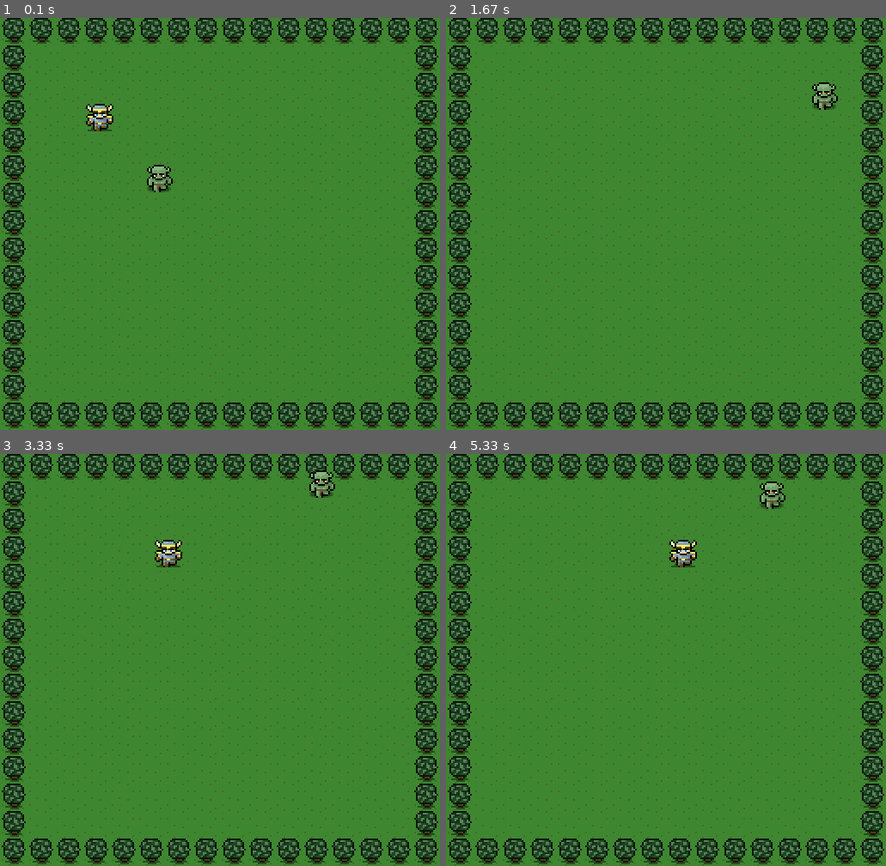
Above: before the commit, frames 1-4 (two rows, left to right).
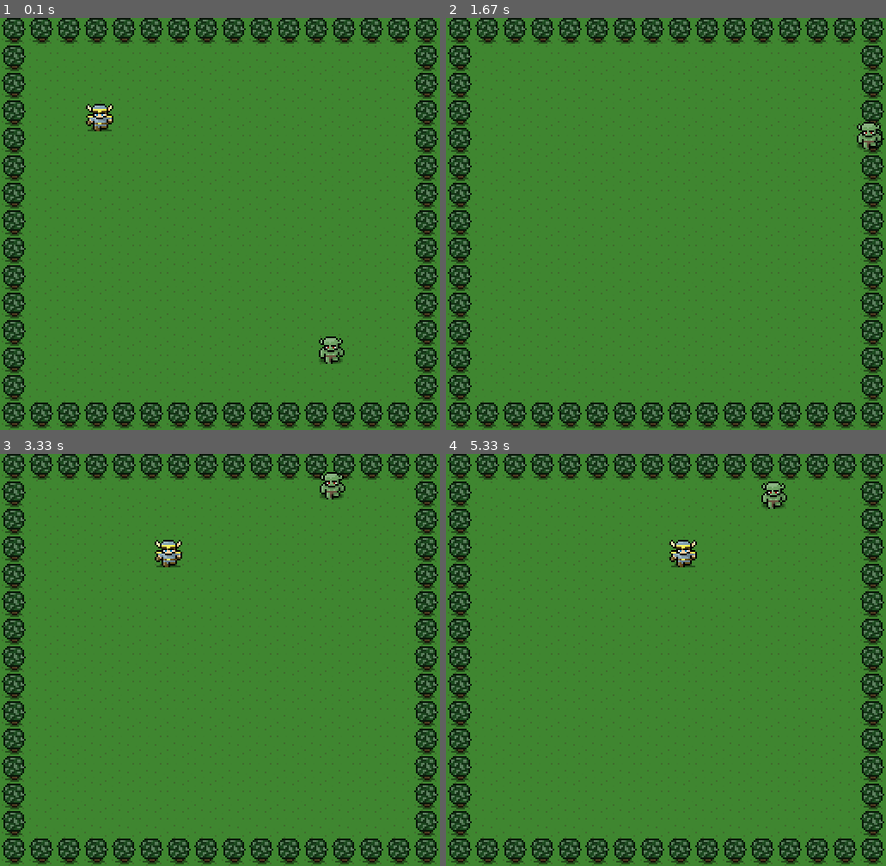
Above: after the commit, the same moments.

Repository: GregRoques/pyGameTutorial_11_21
Game: pygame game, started from game.py
The game is run twice, just before and just after one commit, with the same random seed, the same clock (stepped at 60 frames per second) and the same inputs.
Inputs:
- Up to frame 1 (0.1 s): no input
- Up to frame 2 (1.67 s): hold Space 0.33-0.8 s; hold Right 0.33-0.8 s; hold Right 0.83-1.3 s; hold Up 1.33-1.63 s
- Up to frame 3 (3.33 s): hold Left 2.17-2.7 s; hold Down 2.73-3.03 s; hold Left from 3.07 s (still down)
- Up to frame 4 (5.33 s): release Left at 3.47 s; hold Up 3.5-3.87 s; hold Right 3.9-4.53 s; hold Down 4.57-4.93 s; hold Left from 4.97 s (still down)

The runs differ from the first frame. In frame 1, 0.6% of the frame differs, in the area x 33-79%, y 35-84%; in frame 2, 0.6%; in frame 3, 0.4%; in frame 4, 0.2%.

Commit message:
My arrows kill the goblin now

Diff:
--- a/Arrow.py
+++ b/Arrow.py
@@ -1,7 +1,17 @@
-class Arrow(object):
-    def __init__(self, theHero):
+from pygame.sprite import Sprite
+import pygame
+
+class Arrow(Sprite): #Call the Super Class
+    def __init__(self, theHero): # initialize the Super Class
+        super(Arrow,self).__init__()
         self.x = theHero.x
         self.y = theHero.y
         self.speed = 30
+        self.rect = pygame.Rect(0,0,64,64)
+        self.rect.centerx = self.x
+        self.rect.centery = self.y
+
     def update_me(self):
         self.x += self.speed
+        self.rect.centerx = self.x
+        self.rect.centery = self.y
--- a/badGuy.py
+++ b/badGuy.py
@@ -1,11 +1,16 @@
 import pygame
 from math import hypot
+from pygame.sprite import Sprite
 
-class BadGuy(object):
+class BadGuy(Sprite):
     def __init__(self):
-        self.x = 200
-        self.y = 200
-        self.speed = 4
+        super(BadGuy,self).__init__()
+        self.x = 400
+        self.y = 400
+        self.speed = 2
+        self.rect = pygame.Rect(0,0,64,64)
+        self.rect.centerx = self.x
+        self.rect.centery = self.y
 
     def update_me(self, theHero):
         dx = self.x - theHero.x
@@ -15,3 +20,5 @@
         dy = dy /dist
         self.x -= dx * self.speed
         self.y -= dy * self.speed
+        self.rect.centerx = self.x
+        self.rect.centery = self.y
--- a/game.py
+++ b/game.py
@@ -3,6 +3,7 @@
 from Hero import Hero
 from badGuy import BadGuy
 from Arrow import Arrow
+from pygame.sprite import Group, groupcollide
 
 # 2. Initialize Pygame
 pygame.init()
@@ -13,7 +14,9 @@
 
 theHero= Hero()
 theBadGuy = BadGuy()
-arrows =[]
+badGuys = Group()
+badGuys.add(theBadGuy)
+arrows = Group() # A Group is a special pygame "list" for sprites
 
 #set the title of the window that opens...
 pygame.display.set_caption("Hawkeye")
@@ -44,7 +47,7 @@
             game_on = False
         elif event.type == pygame.KEYDOWN:
             # The user pressed a key
-            print (event.key)
+
             if event.key == 275:
                 theHero.shouldMove("right")
             elif event.key == 276:
@@ -56,11 +59,11 @@
             elif event.key == 32:
                 #space bar...FIRE!!!
                 new_arrow = Arrow(theHero)
-                arrows.append(new_arrow)
+                arrows.add(new_arrow) #must use "add" instead of "append"
 
         elif event.type == pygame.KEYUP:
             # The user pressed a key
-            print (event.key)
+
             if event.key == 275:
                 theHero.shouldMove("right",False)
             elif event.key == 276:
@@ -80,12 +83,17 @@
     # in the docs... SURFACE = our "pygame_screen"
     pygame_screen.blit(background_image,[0,0])
     theHero.draw_me()
-    theBadGuy.update_me(theHero)
+
+    for theBadGuy in badGuys:
+        theBadGuy.update_me(theHero)
+        theBadGuy.update_me(theHero)
+        pygame_screen.blit(monster_image,[theBadGuy.x, theBadGuy.y])
 
     for arrow in arrows:
         arrow.update_me()
         pygame_screen.blit(arrow_image,[arrow.x, arrow.y])
 
+    arrow_hit = groupcollide(arrows,badGuys,True,True)
+
     pygame_screen.blit(hero_image,[theHero.x, theHero.y])
-    pygame_screen.blit(monster_image,[theBadGuy.x, theBadGuy.y])
     pygame.display.flip()
